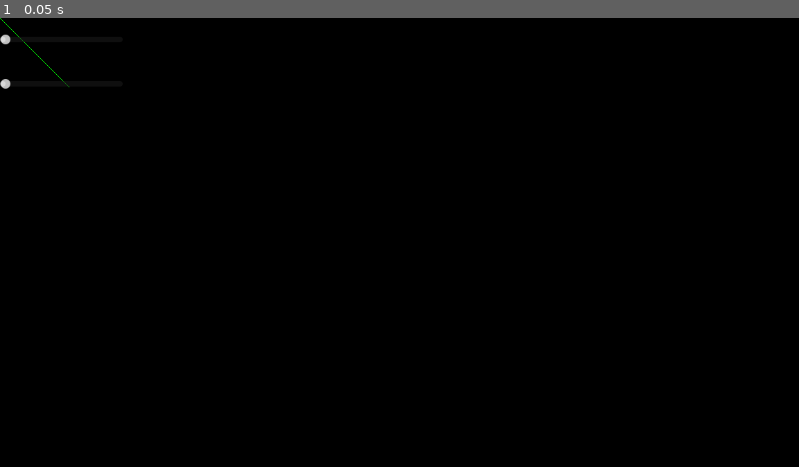
Above: before the commit, frame 1.
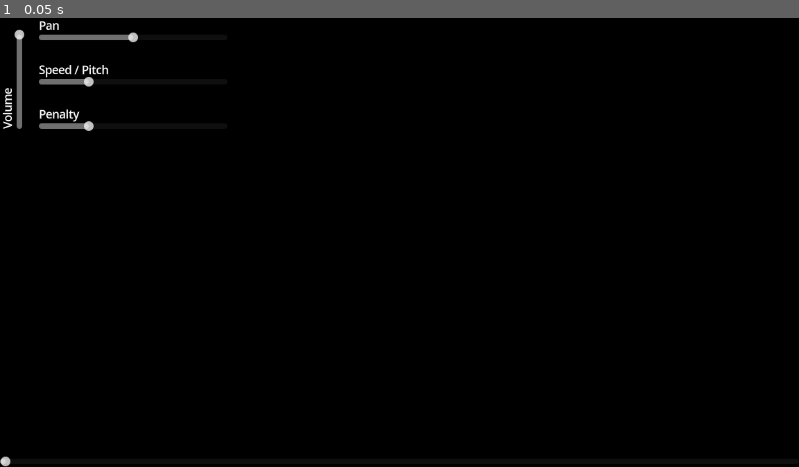
Above: after the commit, the same moment.

Repository: Spi3lot/vectorscope4
Game: Godot game, scene res://scenes/main.tscn
The game is run twice, just before and just after one commit, with the same random seed, the same clock (stepped at 60 frames per second) and the same inputs.
Inputs:
- Up to frame 1 (0.05 s): no input

The runs differ from the first frame. In frame 1, 0.9% of the frame differs, in the area x 0-18%, y 0-100%.
Error after the commit: Cannot call method 'get_length' on a null value. (res://scripts/ui.gd:15)

Commit message:
major improvements to rendering, although there remain a few TODOs: real-time adjustable buffersize and constant per-line color without any kinds of gradients

Diff:
--- a/default_bus_layout.tres
+++ b/default_bus_layout.tres
@@ -1,8 +1,13 @@
-[gd_resource type="AudioBusLayout" load_steps=2 format=3 uid="uid://b3kfwrvx17gmb"]
+[gd_resource type="AudioBusLayout" load_steps=3 format=3 uid="uid://b3kfwrvx17gmb"]
+
+[sub_resource type="AudioEffectPanner" id="AudioEffectPanner_f6voh"]
+resource_name = "Panner"
 
 [sub_resource type="AudioEffectCapture" id="AudioEffectCapture_7snps"]
 resource_name = "Capture"
 
 [resource]
-bus/0/effect/0/effect = SubResource("AudioEffectCapture_7snps")
+bus/0/effect/0/effect = SubResource("AudioEffectPanner_f6voh")
 bus/0/effect/0/enabled = true
+bus/0/effect/1/effect = SubResource("AudioEffectCapture_7snps")
+bus/0/effect/1/enabled = true
--- a/project.godot
+++ b/project.godot
@@ -28,6 +28,10 @@
 version_control/plugin_name="GitPlugin"
 version_control/autoload_on_startup=true
 
+[gui]
+
+theme/default_font_multichannel_signed_distance_field=true
+
 [rendering]
 
 textures/vram_compression/import_etc2_astc=true
--- a/scenes/line.tscn
+++ /dev/null
@@ -1,8 +0,0 @@
-[gd_scene format=3 uid="uid://bujjt8dnhsfx5"]
-
-[node name="Line2D" type="Line2D"]
-points = PackedVector2Array(0, 0, 0, 0)
-width = 1.0
-default_color = Color(0, 1, 0, 1)
-joint_mode = 2
-antialiased = true
--- a/scenes/main.tscn
+++ b/scenes/main.tscn
@@ -1,17 +1,18 @@
 [gd_scene load_steps=3 format=3 uid="uid://dygko6sukr467"]
 
 [ext_resource type="Script" path="res://scripts/vectorscope.gd" id="1_uuccd"]
-[ext_resource type="PackedScene" uid="uid://bujjt8dnhsfx5" path="res://scenes/line.tscn" id="2_36fj6"]
+[ext_resource type="Script" path="res://scripts/ui.gd" id="3_lpaer"]
 
-[node name="Node2D" type="Node2D" node_paths=PackedStringArray("audio_player", "select_file_dialog")]
+[node name="Root" type="Node2D"]
+
+[node name="Vectorscope" type="Node2D" parent="." node_paths=PackedStringArray("audio_player", "select_file_dialog")]
 script = ExtResource("1_uuccd")
-line_scene = ExtResource("2_36fj6")
 audio_player = NodePath("AudioStreamPlayer")
 select_file_dialog = NodePath("FileDialog")
 
-[node name="AudioStreamPlayer" type="AudioStreamPlayer" parent="."]
+[node name="AudioStreamPlayer" type="AudioStreamPlayer" parent="Vectorscope"]
 
-[node name="FileDialog" type="FileDialog" parent="."]
+[node name="FileDialog" type="FileDialog" parent="Vectorscope"]
 title = "Open a File"
 position = Vector2i(9, 33)
 size = Vector2i(500, 500)
@@ -23,15 +24,156 @@
 show_hidden_files = true
 use_native_dialog = true
 
-[node name="UI" type="Node2D" parent="."]
+[node name="UI" type="Control" parent="." node_paths=PackedStringArray("vectorscope", "seek_slider")]
+layout_mode = 3
+anchors_preset = 0
+script = ExtResource("3_lpaer")
+vectorscope = NodePath("../Vectorscope")
+seek_slider = NodePath("Seek/HSlider")
+metadata/_edit_use_anchors_ = true
 
-[node name="Volume" type="HSlider" parent="UI"]
+[node name="Volume" type="Control" parent="UI"]
+anchors_preset = 0
+offset_top = 16.0
+offset_right = 40.0
+offset_bottom = 56.0
+
+[node name="Label" type="Label" parent="UI/Volume"]
+layout_mode = 0
+offset_top = 144.0
+offset_right = 59.0
+offset_bottom = 167.0
+rotation = -1.57079
+text = "Volume"
+
+[node name="VSlider" type="VSlider" parent="UI/Volume"]
+layout_mode = 2
+offset_left = 16.0
+offset_right = 40.0
+offset_bottom = 144.0
+tooltip_text = "Amplitude of the audio"
+mouse_default_cursor_shape = 16
+max_value = 1.0
+step = 0.05
+value = 1.0
+
+[node name="Pan" type="Control" parent="UI"]
+anchors_preset = 0
+offset_left = 56.0
+offset_right = 96.0
+offset_bottom = 40.0
+
+[node name="Label" type="Label" parent="UI/Pan"]
+layout_mode = 0
+offset_right = 59.0
+offset_bottom = 23.0
+text = "Pan"
+
+[node name="HSlider" type="HSlider" parent="UI/Pan"]
+layout_mode = 0
+offset_top = 16.0
+offset_right = 272.0
+offset_bottom = 40.0
+tooltip_text = "Panning of the stereo audio from left to right and inbetween"
+mouse_default_cursor_shape = 16
+min_value = -1.0
+max_value = 1.0
+step = 0.1
+
+[node name="Speed" type="Control" parent="UI"]
+layout_mode = 3
+anchors_preset = 0
+offset_left = 56.0
 offset_top = 64.0
-offset_right = 177.0
-offset_bottom = 126.0
+offset_right = 96.0
+offset_bottom = 104.0
 
-[node name="Seek" type="HSlider" parent="UI"]
-offset_right = 177.0
-offset_bottom = 62.0
+[node name="Label" type="Label" parent="UI/Speed"]
+layout_mode = 0
+offset_right = 59.0
+offset_bottom = 23.0
+text = "Speed / Pitch
+"
 
-[node name="Lines" type="Node2D" parent="."]
+[node name="HSlider" type="HSlider" parent="UI/Speed"]
+layout_mode = 0
+offset_top = 16.0
+offset_right = 272.0
+offset_bottom = 40.0
+tooltip_text = "Multiplier for the song speed and pitch"
+mouse_default_cursor_shape = 16
+max_value = 4.0
+step = 0.25
+value = 1.0
+
+[node name="Penalty" type="Control" parent="UI"]
+layout_mode = 3
+anchors_preset = 0
+offset_left = 56.0
+offset_top = 128.0
+offset_right = 96.0
+offset_bottom = 168.0
+
+[node name="Label" type="Label" parent="UI/Penalty"]
+layout_mode = 0
+offset_right = 59.0
+offset_bottom = 23.0
+text = "Penalty"
+
+[node name="HSlider" type="HSlider" parent="UI/Penalty"]
+layout_mode = 0
+offset_top = 16.0
+offset_right = 272.0
+offset_bottom = 40.0
+tooltip_text = "Factor that scales the darkness of a line based on its length"
+mouse_default_cursor_shape = 16
+value = 25.0
+
+[node name="BufferSize" type="Control" parent="UI"]
+visible = false
+anchors_preset = 0
+offset_left = 56.0
+offset_top = 192.0
+offset_right = 96.0
+offset_bottom = 232.0
+
+[node name="Label" type="Label" parent="UI/BufferSize"]
+layout_mode = 0
+offset_right = 83.0
+offset_bottom = 23.0
+text = "Buffer Size
+"
+
+[node name="HSlider" type="HSlider" parent="UI/BufferSize"]
+layout_mode = 0
+offset_top = 16.0
+offset_right = 272.0
+offset_bottom = 40.0
+tooltip_text = "Buffer Size"
+mouse_default_cursor_shape = 16
+
+[node name="Seek" type="Control" parent="UI"]
+layout_mode = 3
+anchors_preset = 0
+offset_right = 40.0
+offset_bottom = 40.0
+
+[node name="HSlider" type="HSlider" parent="UI/Seek"]
+layout_mode = 2
+anchor_top = 0.5
+anchor_bottom = 0.5
+offset_top = 612.0
+offset_right = 1152.0
+offset_bottom = 628.0
+mouse_default_cursor_shape = 2
+max_value = 1.0
+step = 0.001
+scrollable = false
+metadata/_edit_use_anchors_ = true
+
+[connection signal="value_changed" from="UI/Volume/VSlider" to="UI" method="_on_volume_value_changed"]
+[connection signal="value_changed" from="UI/Pan/HSlider" to="UI" method="_on_pan_value_changed"]
+[connection signal="value_changed" from="UI/Speed/HSlider" to="UI" method="_on_speed_value_changed"]
+[connection signal="value_changed" from="UI/Penalty/HSlider" to="UI" method="_on_penalty_value_changed"]
+[connection signal="drag_ended" from="UI/Seek/HSlider" to="UI" method="_on_seek_drag_ended"]
+[connection signal="drag_started" from="UI/Seek/HSlider" to="UI" method="_on_seek_drag_started"]
--- /dev/null
+++ b/scripts/ui.gd
@@ -0,0 +1,56 @@
+extends Control
+
+@export var vectorscope: Vectorscope
+@export var seek_slider: HSlider
+
+var dragging := false
+
+func _ready() -> void:
+    get_tree().root.mouse_entered.connect(_show_ui)
+    get_tree().root.mouse_exited.connect(_hide_ui)
+    get_tree().root.size_changed.connect(_respond)
+
+func _process(_delta: float) -> void:
+    if !dragging:
+        seek_slider.value = vectorscope.audio_player.get_playback_position() / vectorscope.audio_player.stream.get_length()
+
+
+func _show_ui():
+    visible = true
+
+
+func _hide_ui():
+    visible = false
+
+
+func _respond():
+    seek_slider.size.x = get_viewport().size.x
+    seek_slider.position.y = get_viewport().size.y - 36
+
+
+func _on_volume_value_changed(value: float) -> void:
+    vectorscope.audio_player.volume_db = linear_to_db(value)
+
+
+func _on_pan_value_changed(value: float) -> void:
+    var panner: AudioEffectPanner = AudioServer.get_bus_effect(0, 0)
+    panner.pan = value
+
+
+func _on_speed_value_changed(value: float) -> void:
+    vectorscope.audio_player.pitch_scale = value
+
+
+func _on_penalty_value_changed(value: float) -> void:
+    vectorscope.length_penalty = value
+
+
+func _on_seek_drag_started() -> void:
+    dragging = true
+
+
+func _on_seek_drag_ended(value_changed: bool) -> void:
+    if value_changed:
+        vectorscope.audio_player.seek(seek_slider.value * vectorscope.audio_player.stream.get_length())
+
+    dragging = false
--- a/scripts/vectorscope.gd
+++ b/scripts/vectorscope.gd
@@ -1,55 +1,58 @@
 extends Node2D
+class_name Vectorscope
 
 @export_group("Configuration")
-@export_range(2048, 8192, 128, "or_greater") var max_points := 2048
+@export_range(1 << 11, 1 << 14, 1 << 7) var max_points := 1 << 11
+@export_range(0, 100) var length_penalty := 25
 @export var line_color := Color.GREEN
-
-@export_group("Scenes")
-@export var line_scene: PackedScene
 
 @export_group("Nodes")
 @export var audio_player: AudioStreamPlayer
 @export var select_file_dialog: FileDialog
 
-var lines: Array[Line2D] = []
+var line_positions := PackedVector2Array()
+var line_colors := PackedColorArray()
 var frame_count: int = 0
-
 
 # Called when the node enters the scene tree for the first time.
 func _ready():
+    OS.request_permissions()
     select_file_dialog.file_selected.connect(_on_file_selected)
     audio_player.finished.connect(_select_file)
     _select_file()
 
     for i in range(max_points):
-        var line := line_scene.instantiate()
-        lines.append(line)
-        $Lines.add_child(line)
+        line_positions.append(Vector2.ZERO)
+        line_colors.append(line_color)
+
+
+func _process(_delta: float) -> void:
+    queue_redraw()
 
 
 # Called every frame. 'delta' is the elapsed time since the previous frame.
-func _process(_delta):
+func _draw():
     if audio_player.stream_paused:
         return
 
-    var capture := AudioServer.get_bus_effect(0, 0) as AudioEffectCapture
-    var previous_point := _get_point_from_frame(Vector2())
+    var capture: AudioEffectCapture = AudioServer.get_bus_effect(0, AudioServer.get_bus_effect_count(0) - 1)
     var available = capture.get_frames_available()
     var buffer := capture.get_buffer(available)
+    var previous_frame := Vector2()
 
     if available > max_points:
         buffer = buffer.slice(available - max_points)
 
-    for frame in buffer:
+    for i in range(len(buffer)):
+        var frame := buffer[i]
         var point := _get_point_from_frame(frame)
-        #_add_point(point, previous_point, lines[frame_count % max_points])
-        previous_point = point
+        var index := frame_count % max_points
+        line_positions[index] = point
+        line_colors[index] = calc_color(frame, previous_frame)
+        previous_frame = frame
         frame_count += 1
 
-    queue_redraw()
-
-func _draw() -> void:
-    draw_line(Vector2(), Vector2(100, 100), line_color, 1.0)
+    draw_polyline_colors(line_positions, line_colors)
 
 
 func _input(event: InputEvent):
@@ -69,13 +72,10 @@
 
 
 func calc_color(previous_frame: Vector2, current_frame: Vector2) -> Color:
-    var distance := previous_frame.distance_to(current_frame) / sqrt(8)
-    return line_color / distance
-
-
-func _add_point(point: Vector2, previous_point: Vector2, line: Line2D):
-    line.set_point_position(0, previous_point)
-    line.set_point_position(1, point)
+    var distance := sqrt(previous_frame.distance_squared_to(current_frame) / 8)
+    var color := Color(line_color)
+    color.a = 1 - distance * length_penalty
+    return color
 
 
 func _get_point_from_frame(frame: Vector2) -> Vector2:
Not shown, changed: export_presets.cfg
